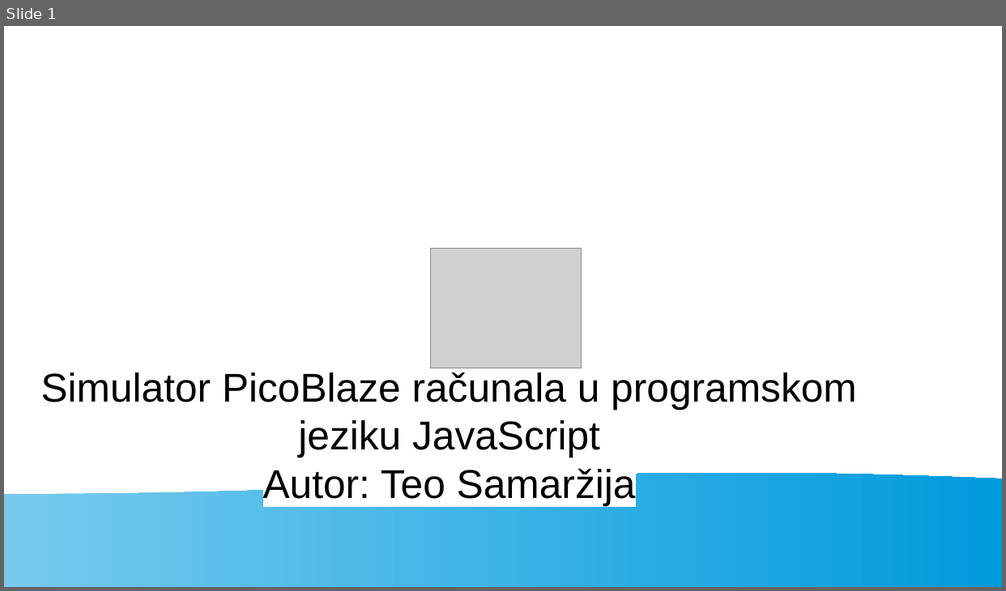
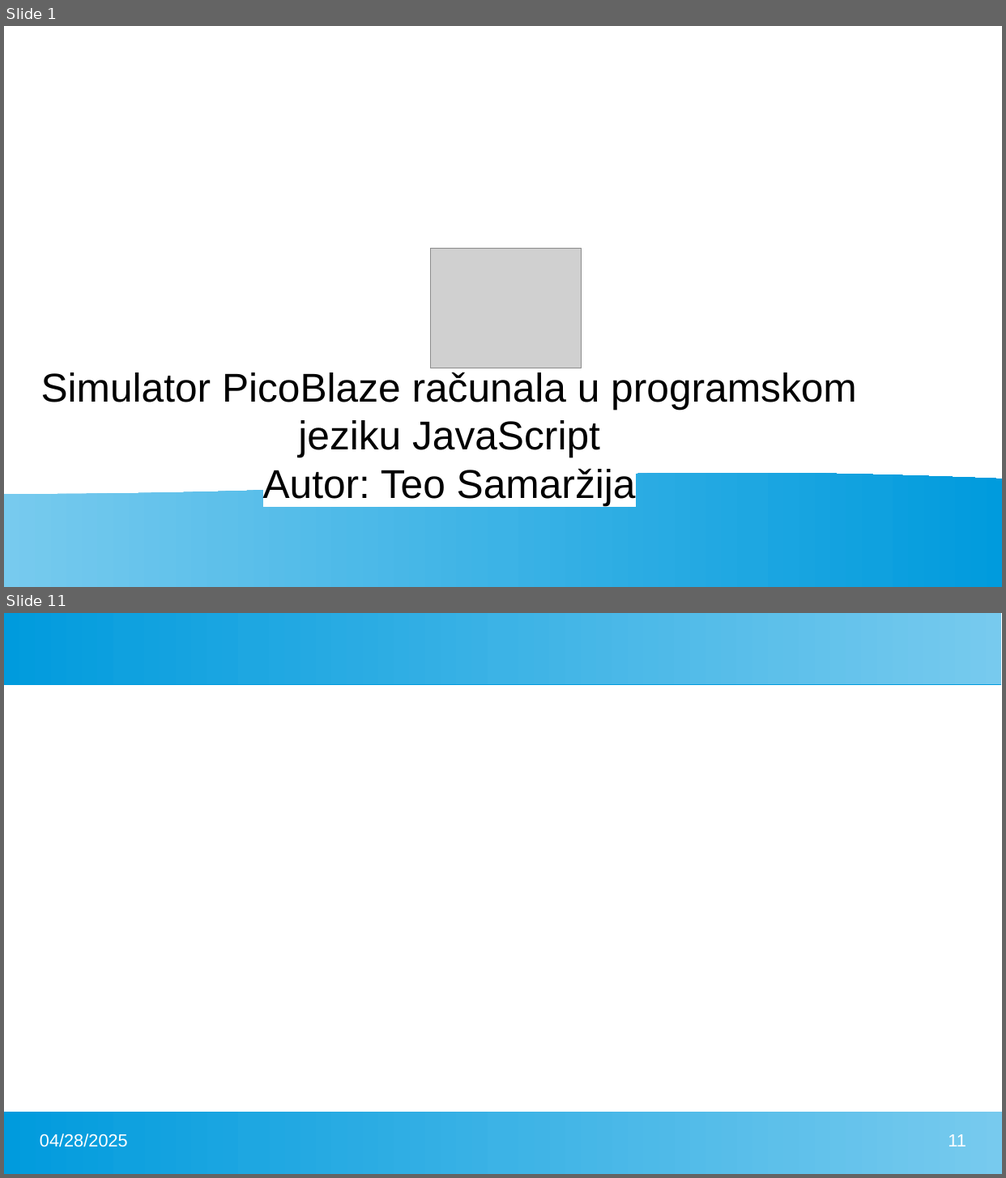
Before and after one commit to FlatAssembler/PicoBlaze_Simulator_in_JS, a slide deck: seminar/PicoBlaze.pptx. Shown one above the other, each under a label of ours: slide 1 before the commit, slides 1 and 11 after it; the slides between them are not shown. The pictures are 1006x591 and 1006x1178 pixels, drawn with LibreOffice and Linux fonts; fonts in the diff are those of the drawing; grey boxes stand for pictures. Boxes give left, top, right and bottom in pixels: in the first picture for what was removed or moved away, otherwise in the second. Text is boxed around its words. In the diff, an @@ line names an element or a change of style, - is before the commit and + after.

```diff
--- a/seminar/PicoBlaze.pptx
+++ b/seminar/PicoBlaze.pptx
@@ slide 11 added at [4, 613, 1002, 1174], background #FFFFFF @@
@@ rectangle added at [4, 613, 1002, 684], fill gradient #77CAEE to #75C9EE to #73C9ED to #71C8ED to #6FC7ED to #6EC6ED @@
@@ rectangle added at [4, 1112, 1002, 1174], fill gradient #77CAEE to #75C9EE to #73C9ED to #71C8ED to #6FC7ED to #6EC6ED @@
@@ text added at [40, 1134, 128, 1148], 14 pt, text #FFFFFF @@
+04/28/2025
@@ page number added at [948, 1135, 966, 1147], 14 pt, text #FFFFFF @@
+11
```
Also in this commit, not shown: 26 slides changed, 1 other file.
